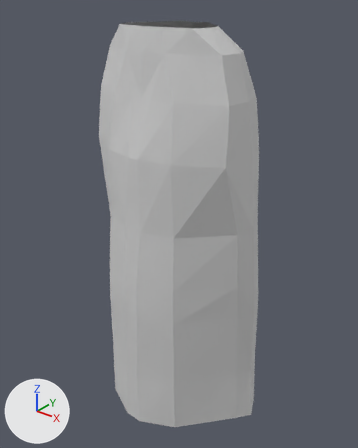
The OBJ model KinectFittingRoom/KinectFittingRoom/Resources/Models/Skirts/long_skirt_bikes.obj: old version first, new version second.
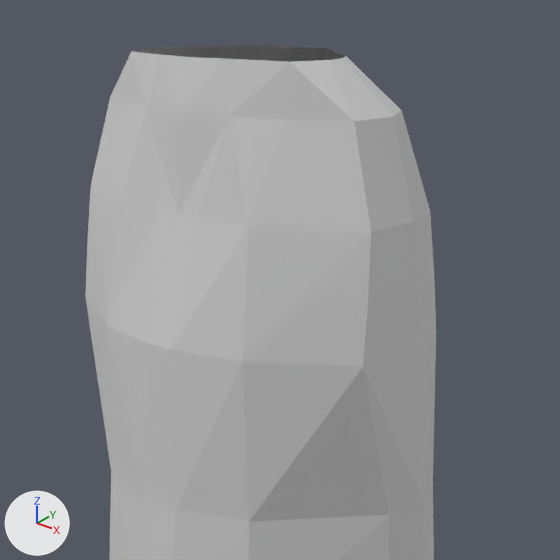
Each version is shown whole from a 50 mm lens placed at (0.511, -0.718, 0.221), pointed at (0.016, -0.099, -0.163), then close up on the part from 17% to 88% of the width and 0% to 57% of the height. The axes (+X, +Y, +Z) are drawn at lower left. The lights are the same throughout. Where no turn or scale is listed for an object, it has been applied to the vertices.

The first close-up shows 'g1_avatar_skirt'.
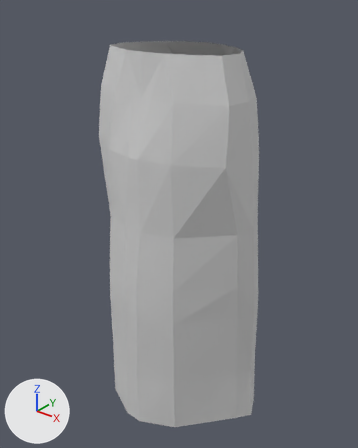
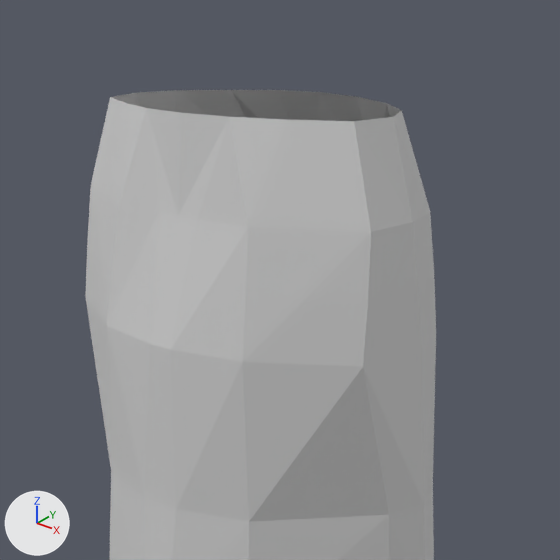
The newer file is also turned or shifted as a whole; pictures and numbers use the older file's frame.

Location of each change, [x1, y1, x2, y2] in pixels of the close-ups (560 x 560 px):
'g1_avatar_skirt', reshaped
    before: [85, 45, 436, 560]
    after: [85, 90, 436, 560]
part 1 of me_g1_avatar_skirt, deleted
    before: [110, 45, 401, 121]

What changed in the scene script:
```text
Change me_g1_avatar_skirt:
    used by ob_g1_avatar_skirt; location = (0.0, 0.0, 0.0)
    remove me_g1_avatar_skirt.from_pydata(...)  # 162 vertices, 294 faces; spans x -0.144..0.193, y -0.245..0.055, z -0.503..0.169
    add me_g1_avatar_skirt.from_pydata(...)  # 146 vertices, 262 faces; spans x -0.144..0.193, y -0.245..0.055, z -0.503..0.137
    me_g1_avatar_skirt part 1
    16 vertices are removed from x -0.053..0.101, y -0.182..-0.073, z 0.168..0.169
    32 faces are deleted
```
